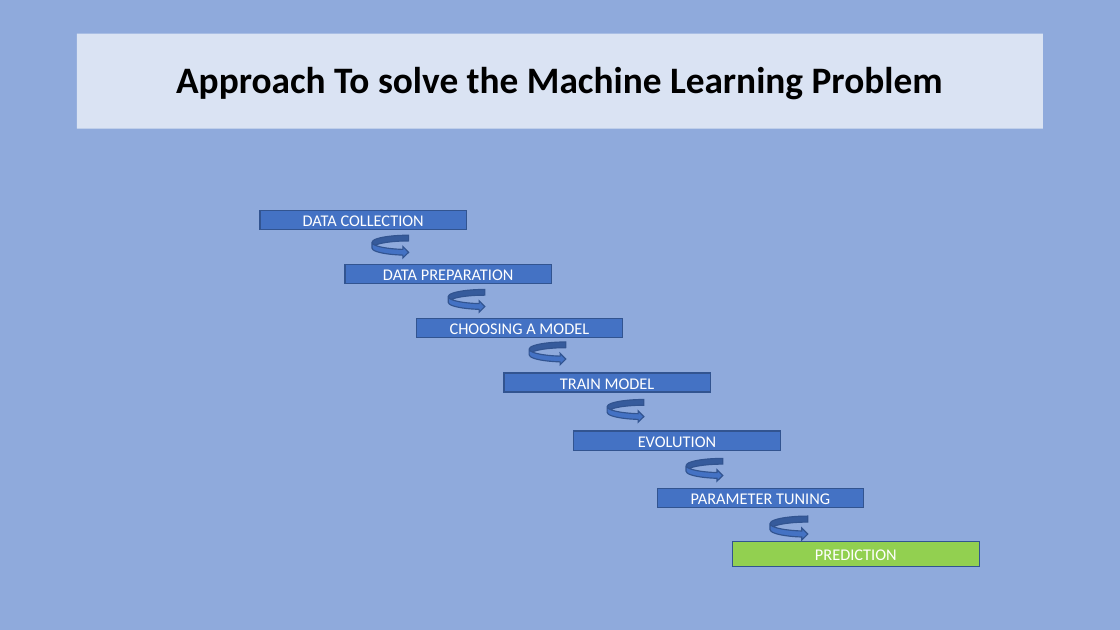
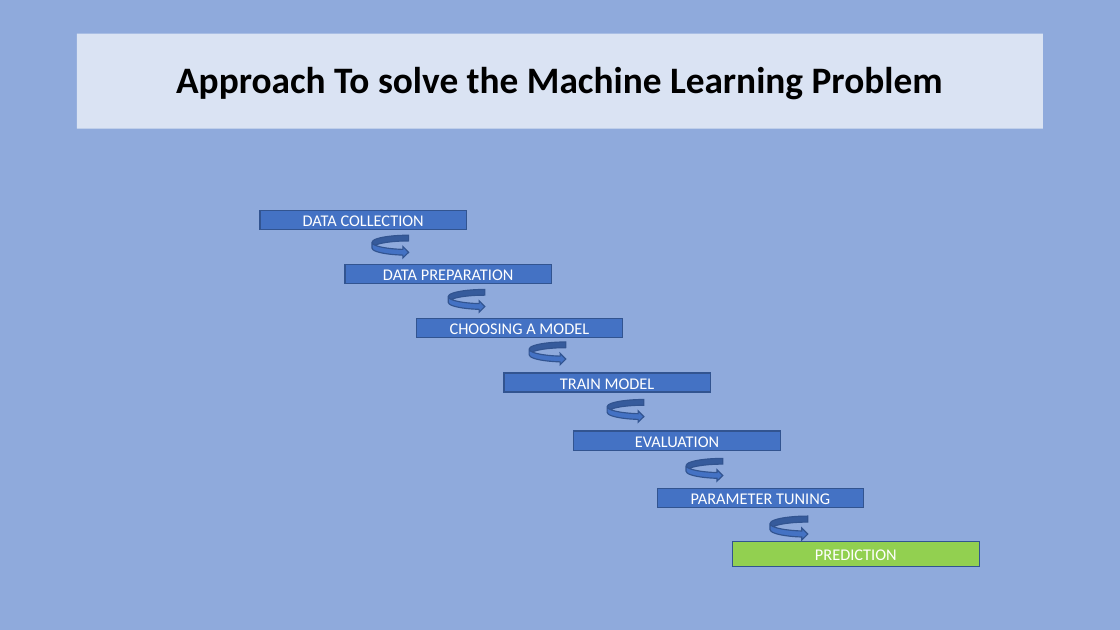
Before and after one commit to keplerlab/AI-Saturday, a slide deck: slide 3 of series2/week1/AI_Week1.pptx. Drawn at 1120x630 pixels with LibreOffice and Linux fonts; fonts in the diff are those of the drawing. Boxes give left, top, right and bottom in pixels: in the first picture for what was removed or moved away, otherwise in the second. Text is boxed around its words. In the diff, an @@ line names an element or a change of style, - is before the commit and + after.

```diff
--- a/series2/week1/AI_Week1.pptx
+++ b/series2/week1/AI_Week1.pptx
@@ text in rectangle at (635,436,719,452): text changed @@
-EVOLUTION
+EVALUATION
```
Also in this commit, not shown: 2 other slides changed.
